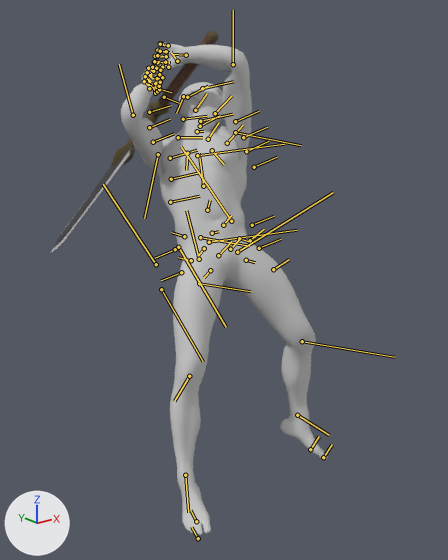
Before and after pictures for a commit that changed the FBX model Character/Animation/Fbx/Attack/Weapon_7/RootAnim_RL_Weapon_7_Skill_0_3.FBX.
Before and after are seen from a camera (50 mm lens) standing at (0.24, -2.01, 1.98) and looking at (1.87, 0.02, 1.17). Lighting does not change. The marker at lower left points along +X, +Y and +Z. Both versions are drawn at frame 143 of the action 'Take 001'; the numbers are the values there. The bones that bend it are drawn over the model as lines.

The first picture shows 'Male_Body', 'Male_Foot', 'Male_Hand', 'Male_Head', 'Male_Leg', 'Mesh_Wepaon_7_0_R'.
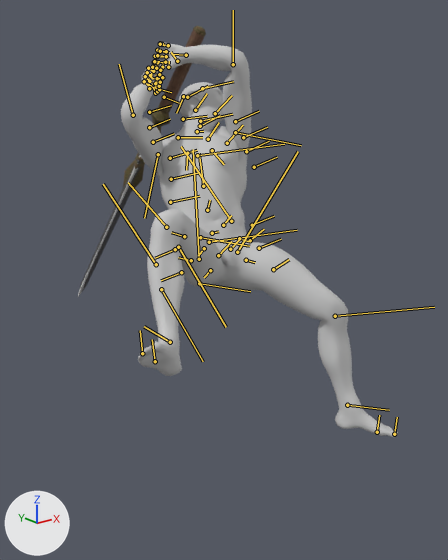
ob_point_take_r is not drawn itself; it is the parent of ob_mesh_wepaon_7_0_r.

Boxes [x1, y1, x2, y2] around the edits, measured in the pictures (448 x 560 px):
'Male_Leg', posed (42% wider, 20% shorter): before [170, 226, 316, 466]; after [147, 209, 355, 400]
'Male_Foot', posed (72% wider, 12% shorter): before [177, 406, 328, 535]; after [138, 324, 398, 437]
'Mesh_Wepaon_7_0_R', posed (23% narrower, 22% taller): before [51, 31, 218, 253]; after [77, 26, 206, 298]
bone 'Bip001 R Thigh', root to tip: before (199, 259) to (186, 210); after (199, 259) to (193, 149)
bone 'Bip001 R Calf', root to tip: before (189, 376) to (174, 401); after (166, 227) to (128, 182)
bone 'Bip001 R Foot', root to tip: before (185, 475) to (188, 512); after (170, 342) to (144, 326)
bone 'Bip001 L Thigh', root to tip: before (237, 252) to (333, 192); after (237, 252) to (298, 151)
bone 'Bip001 L Calf', root to tip: before (302, 341) to (394, 357); after (335, 316) to (434, 307)
bone 'Bip001 L Foot', root to tip: before (297, 415) to (329, 435); after (347, 405) to (389, 410)

What the commit changed:
Bone 'Bip001 R Thigh' (bone_bip001_r_thigh) turns from (13, -13, 6) to (-5, -22, 93) degrees about its own x, y and z.
Bone 'Bip001 R Calf' (bone_bip001_r_calf) turns from (0, 0, -18) to (0, 0, -84) degrees about its own x, y and z.
Bone 'Bip001 R Foot' (bone_bip001_r_foot) turns from (-22, -1, -39) to (-10, 5, 2) degrees about its own x, y and z.
Bone 'Bip001 L Thigh' (bone_bip001_l_thigh) turns from (-31, 21, -4) to (-30, 28, 23) degrees about its own x, y and z.
Bone 'Bip001 L Calf' (bone_bip001_l_calf) turns from (0, 0, -35) to (0, 0, -47) degrees about its own x, y and z.
Bone 'Bip001 L Foot' (bone_bip001_l_foot) turns from (4, -9, -39) to (2, 9, -20) degrees about its own x, y and z.
